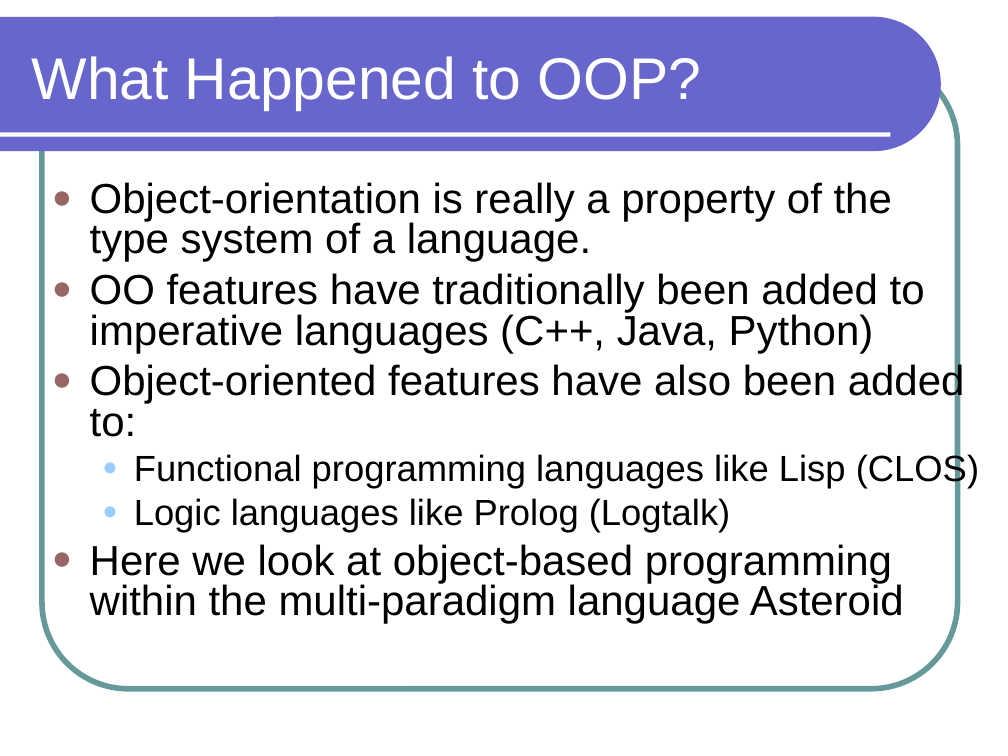
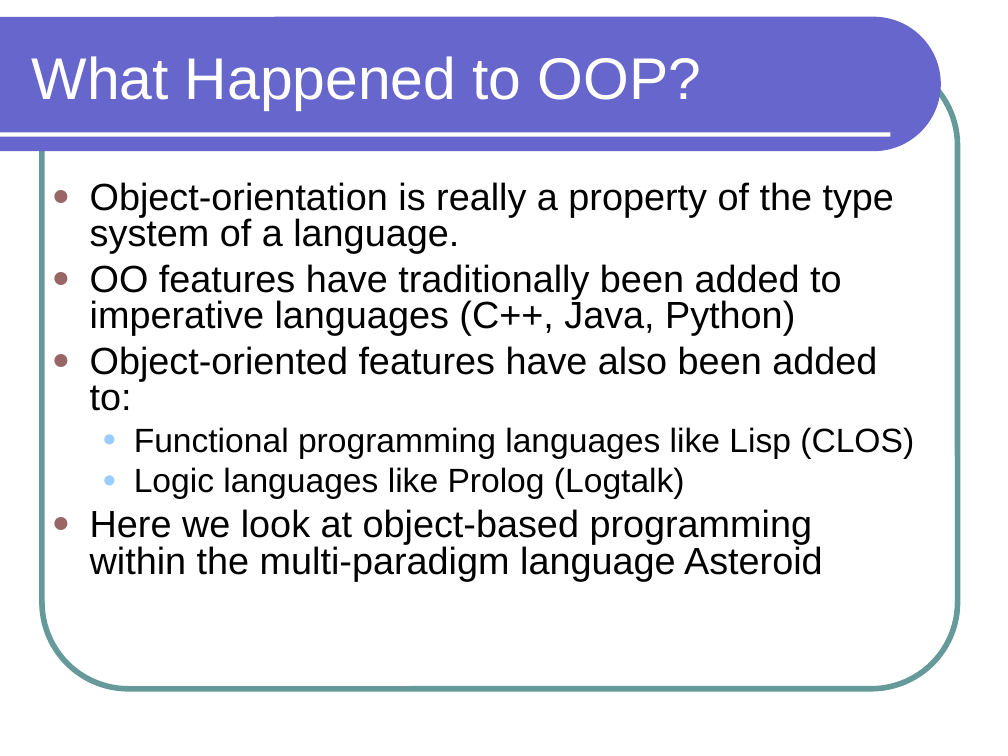
Before and after one commit to lutzhamel/CSC301, a slide deck: slide 4 of notes/csc301-ln001.ppt. Drawn at 1008x756 pixels with LibreOffice and Linux fonts; fonts in the diff are those of the drawing. Boxes give left, top, right and bottom in pixels: in the first picture for what was removed or moved away, otherwise in the second. Text is boxed around its words. In the diff, an @@ line names an element or a change of style, - is before the commit and + after.

```diff
--- a/notes/csc301-ln001.ppt
+++ b/notes/csc301-ln001.ppt
@@ text "Object-orientation is really a property ..." at [90,182,914,581]: size 30 to 27 pt in "Object-orientation is really a property of the ...", "OO features have traditionally been added to ...", "Object-oriented features have also been added to:", "Here we look at object-based programming within ..."; size 26 to 24 pt in "Functional programming languages like Lisp (CLOS)", "Logic languages like Prolog (Logtalk)" @@
```
Also in this commit, not shown: 10 other slides changed, 4 other files.
